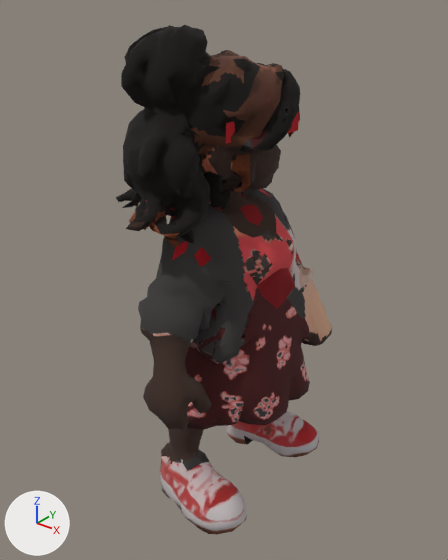
Before and after pictures for a commit that changed the glTF model assets/npc.civilian-woman-a/model.skin.glb.
Before and after are seen from a 50 mm camera at (1.326, -1.592, 1.921) aimed at (0.005, 0.059, 0.897). Arrows for +X, +Y and +Z are at lower left; the lights stay in place. The older version comes first. Where no turn or scale is listed for an object, it has been applied to the vertices. Vertices at exactly the same position are counted once.

In view in the first picture: 'skin_body', 'skin_eyes', 'stump_armL' and 3 more.
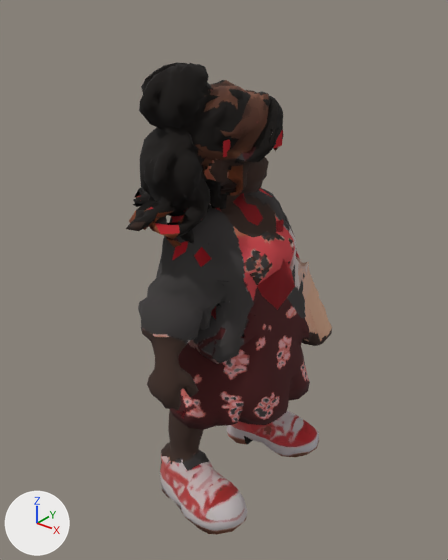
What the commit changed:
me_skin_body is used by ob_skin_body; location (0.0, 0.0, 0.0).
me_skin_body had 2871 vertices, 5986 faces and spanned x -0.34..0.34, y -0.46..0.58, z 0.0..1.8.
me_skin_body now has 2871 vertices, 5986 faces and spans x -0.28..0.34, y -0.44..0.58, z 0.0..1.69.
me_skin_body part 1: 1190 of 2871 vertices moved; they spanned x -0.34..0.29, y -0.35..0.34, z 0.86..1.8 and now span x -0.28..0.24, y -0.29..0.32, z 0.91..1.69; mean shift (0.01, 0.0, -0.05); largest move (-0.04, -0.15, 1.8) -> (-0.03, -0.12, 1.69).
me_skin_body part 2: 88 of 2871 vertices moved; they spanned x -0.03..0.26, y -0.46..-0.28, z 0.57..0.89 and now span x -0.02..0.21, y -0.44..-0.3, z 0.64..0.88; mean shift (-0.02, 0.0, 0.03); largest move (0.21, -0.4, 0.58) -> (0.17, -0.39, 0.64).
me_skin_eyes is used by ob_skin_eyes; location (0.0, 0.0, 0.0).
me_skin_eyes had 8 vertices, 4 faces and spanned x 0.175..0.245, y -0.145..0.145, z 1.477..1.538.
me_skin_eyes now has 8 vertices, 4 faces and spans x 0.144..0.201, y -0.119..0.119, z 1.426..1.476.
me_skin_eyes part 3: the whole mesh is scaled about its middle by 0.824, then moved by (-0.037, 0.0, -0.057).

Location of each change, (x1, y1, x2, y2) in pixels of the pictures (448 x 560 px; the box of a moved part takes in the faces that stretch with it):
'skin_body', reshaped (7% shorter): before (116, 25, 332, 535); after (126, 62, 332, 535)
'skin_eyes', moved, rescaled (18% narrower, 18% shorter): before (226, 111, 299, 144); after (223, 130, 283, 157)
part 1 of me_skin_body, moved or reshaped: before (116, 25, 315, 294); after (133, 62, 315, 294)
part 2 of me_skin_body, moved or reshaped: before (143, 327, 212, 431); after (143, 327, 199, 410)
